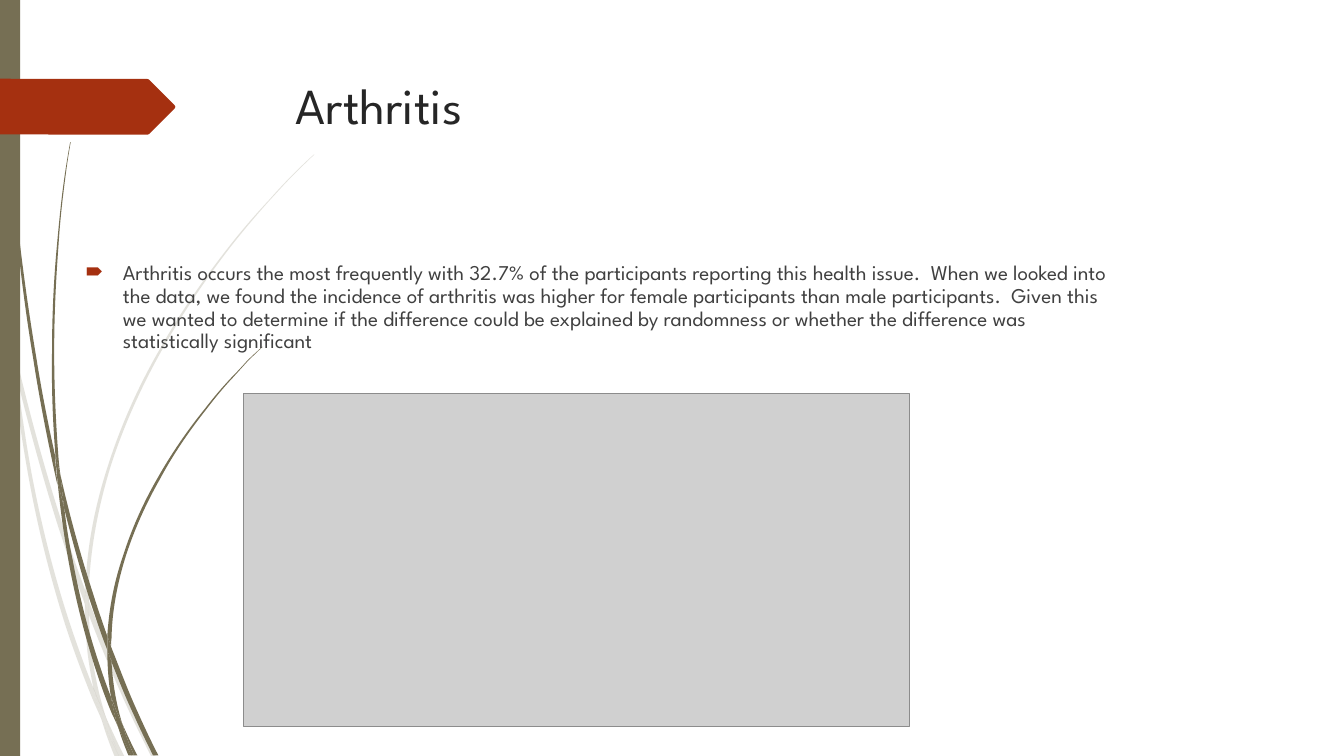
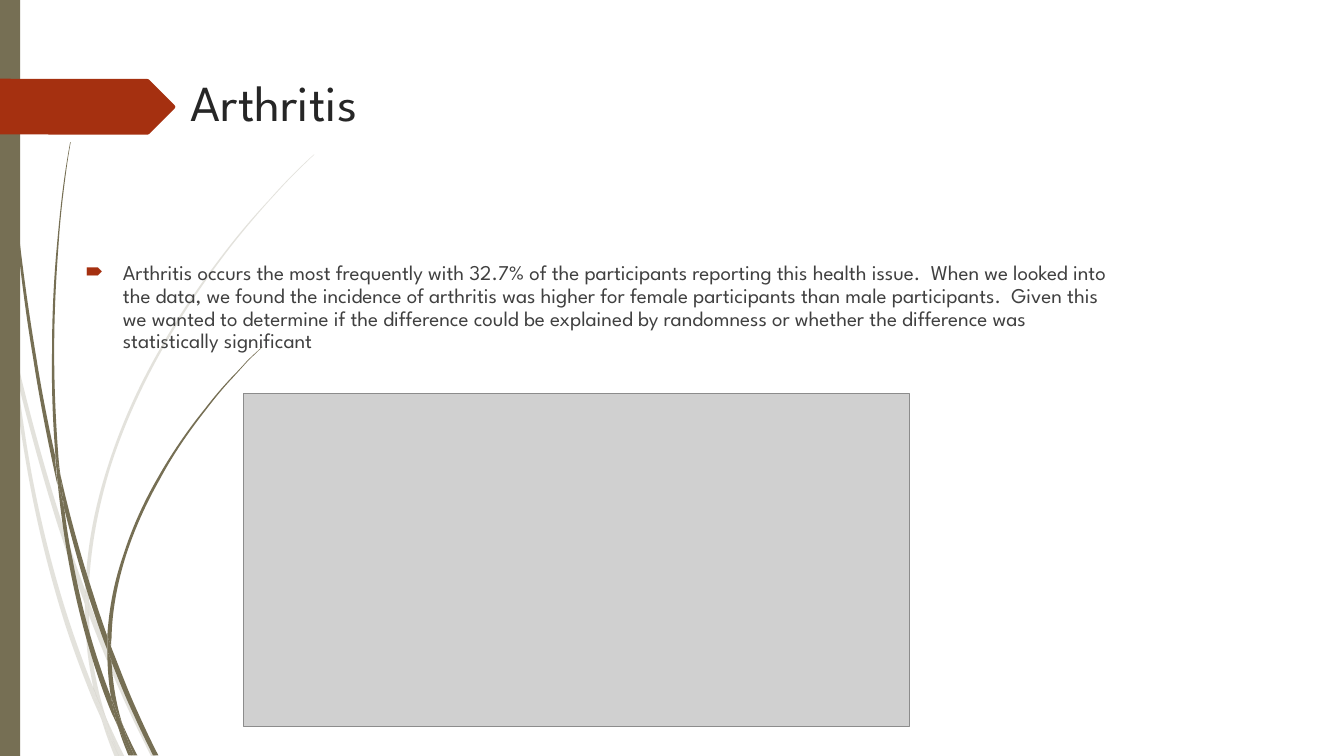
Before and after one commit to jeffrey1008x/Project1Team5, a slide deck: slide 7 of Analysis of Selected Health Issues (Light).pptx. Drawn at 1344x756 pixels with LibreOffice and Linux fonts; fonts in the diff are those of the drawing; grey boxes stand for pictures; background and template pictures are left out. Boxes give left, top, right and bottom in pixels: in the first picture for what was removed or moved away, otherwise in the second. Text is boxed around its words. In the diff, an @@ line names an element or a change of style, - is before the commit and + after.

```diff
--- a/Analysis of Selected Health Issues (Light).pptx
+++ b/Analysis of Selected Health Issues (Light).pptx
@@ title "Arthritis": place and size @@
-title "Arthritis" at <box>296,89,463,125</box>
+title "Arthritis" at <box>191,86,358,122</box>
```
Also in this commit, not shown: 10 other slides changed, 5 slides added, 14 slides removed, 1 other file.
